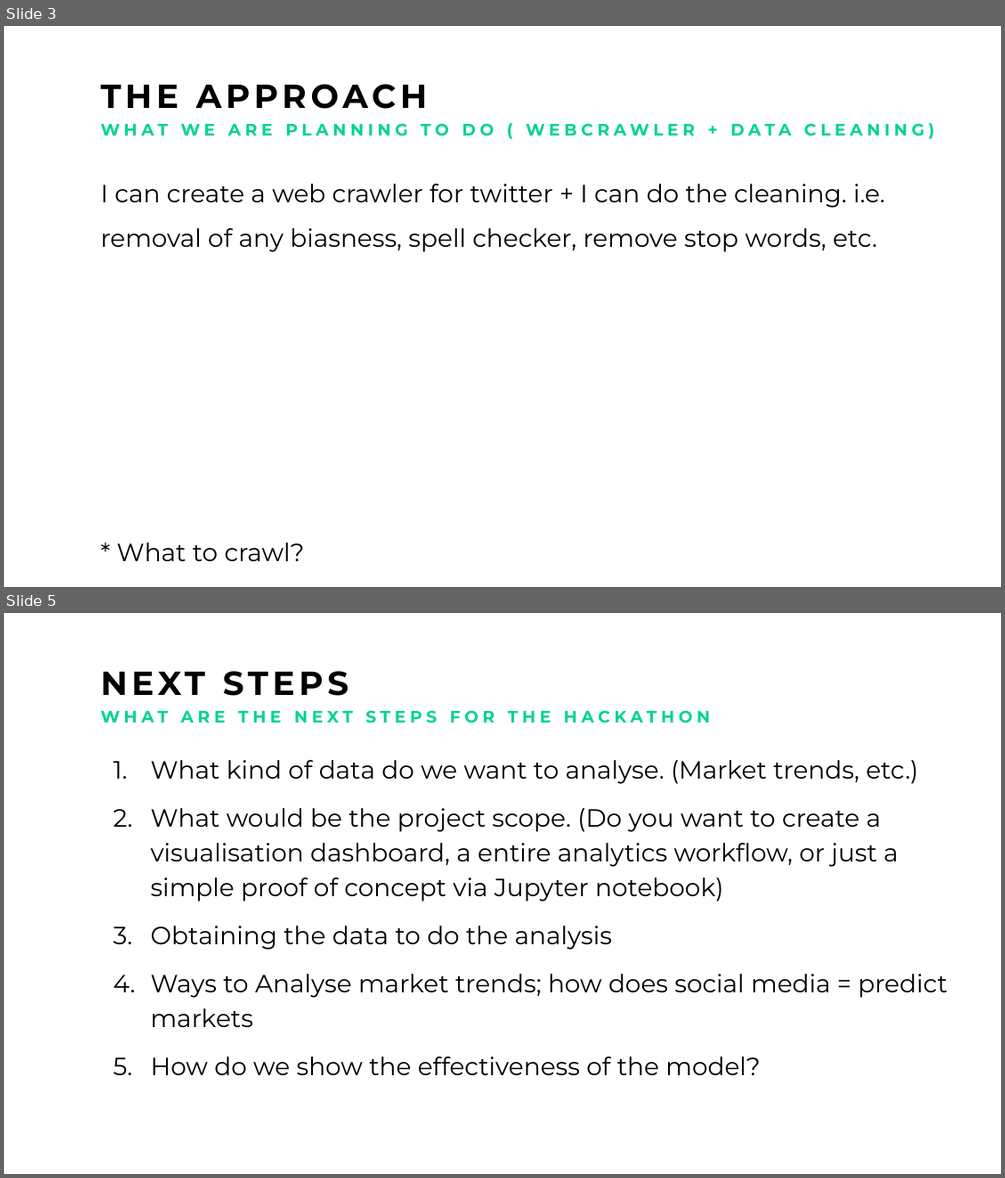
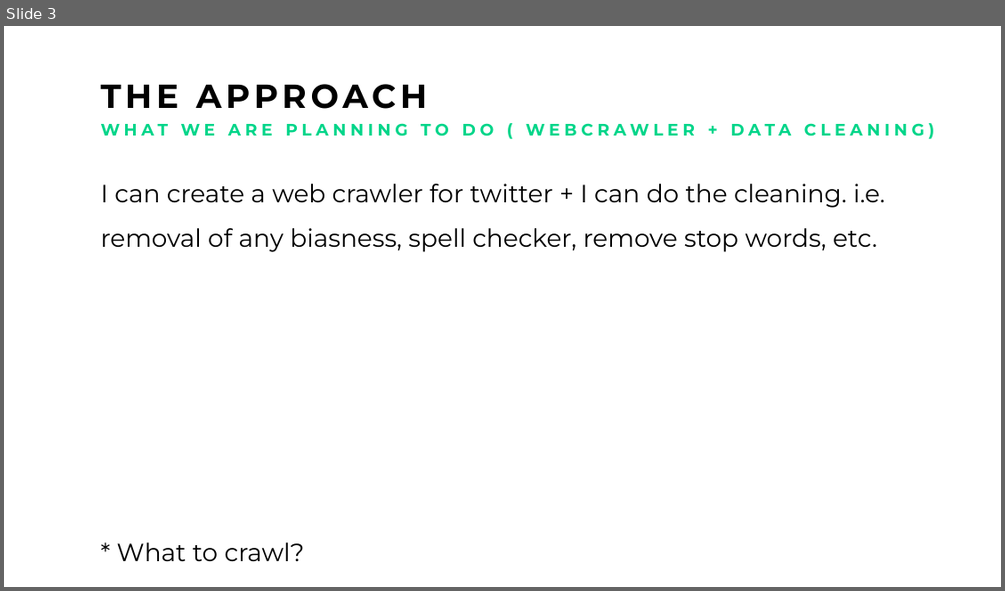
Before and after one commit to Michaelomh/personal-blog, a slide deck: static/img/drive/Artificial Not-So Intelligent Pitch.pptx. Shown one above the other, each under a label of ours: slides 3 and 5 before the commit, slide 3 after it; the slides between them are not shown. The pictures are 1005x1178 and 1005x591 pixels, drawn with LibreOffice and Linux fonts; fonts in the diff are those of the drawing. Boxes give left, top, right and bottom in pixels: in the first picture for what was removed or moved away, otherwise in the second. Text is boxed around its words. In the diff, an @@ line names an element or a change of style, - is before the commit and + after.

```diff
--- a/static/img/drive/Artificial Not-So Intelligent Pitch.pptx
+++ b/static/img/drive/Artificial Not-So Intelligent Pitch.pptx
@@ slide 5 removed at (4,613,1001,1174), background #FFFFFF @@
@@ text removed at (93,659,1001,706) @@
-NEXT STEPS
@@ text removed at (101,710,710,723) @@
-WHAT ARE THE NEXT STEPS FOR THE HACKATHON
@@ text removed at (151,760,947,1075) @@
-1. What kind of data do we want to analyse. (Market trends, etc.)
-2. What would be the project scope. (Do you want to create a visualisation dashboard, a entire analytics workflow, or just a simple proof of concept via Jupyter notebook)
-3. Obtaining the data to do the analysis
-4. Ways to Analyse market trends; how does social media = predict markets
-5. How do we show the effectiveness of the model?
```
Also in this commit, not shown: 1 slide changed, 2 other slides removed, 9 other files.
